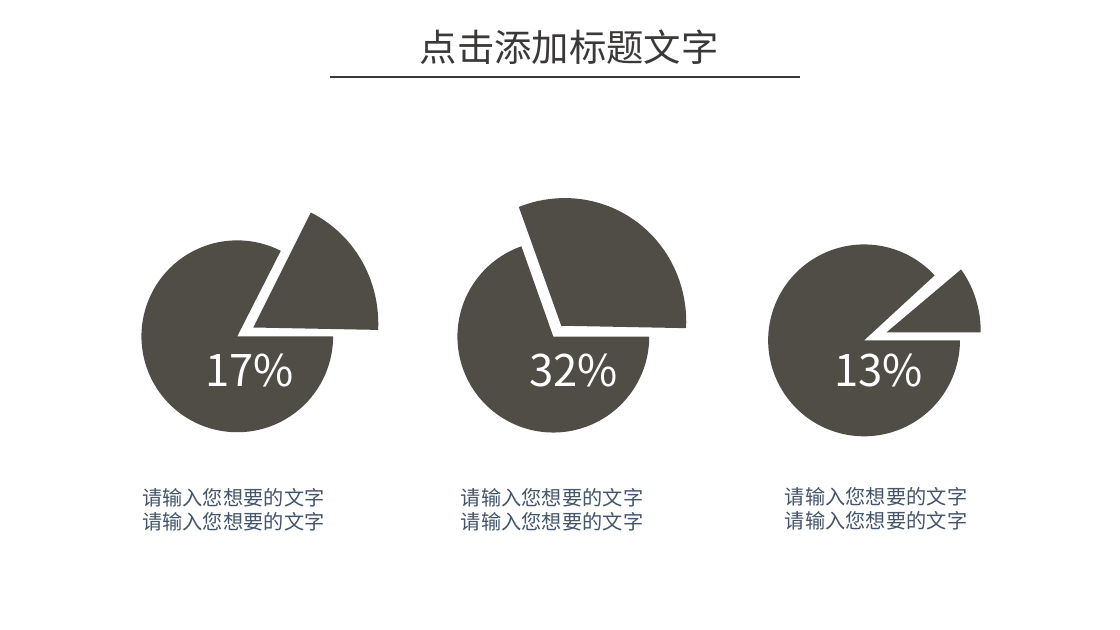
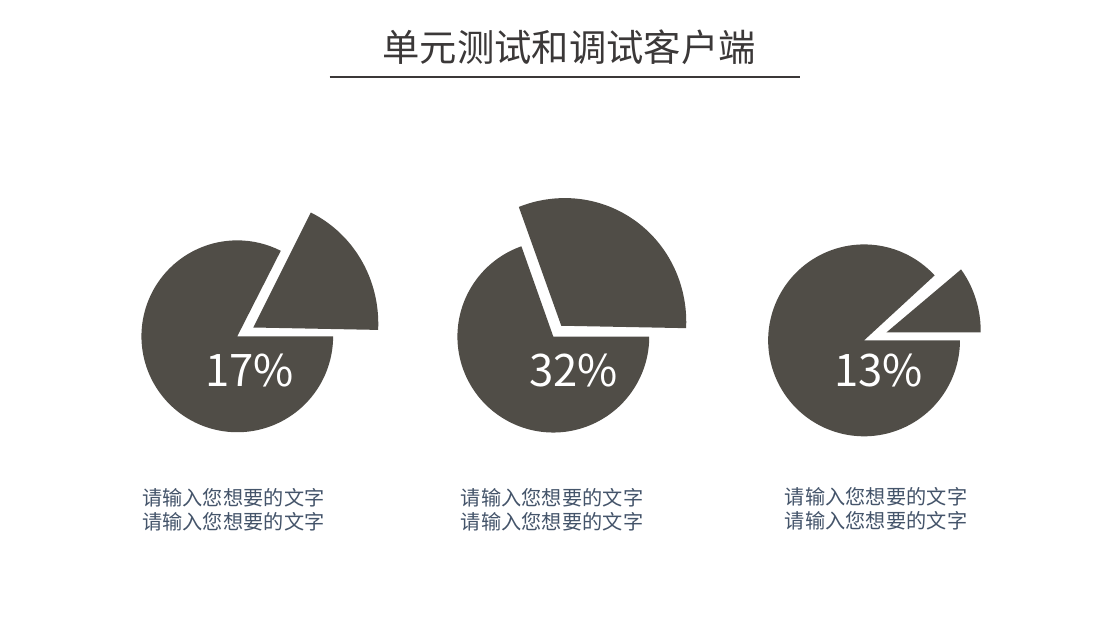
Before and after one commit to xuecat/IngestTask, a slide deck: slide 9 of ingesttask.pptx (slide 11 before the commit). Drawn at 1120x630 pixels with LibreOffice and Linux fonts; fonts in the diff are those of the drawing; background and template pictures are left out. Boxes give left, top, right and bottom in pixels: in the first picture for what was removed or moved away, otherwise in the second. Text is boxed around its words. In the diff, an @@ line names an element or a change of style, - is before the commit and + after.

```diff
--- a/ingesttask.pptx
+++ b/ingesttask.pptx
@@ text at (x1=382, y1=29, x2=755, y2=64): text changed @@
-点击添加标题文字
+单元测试和调试客户端
```
Also in this commit, not shown: 5 other slides changed, 1 slide added, 1 slide removed.
